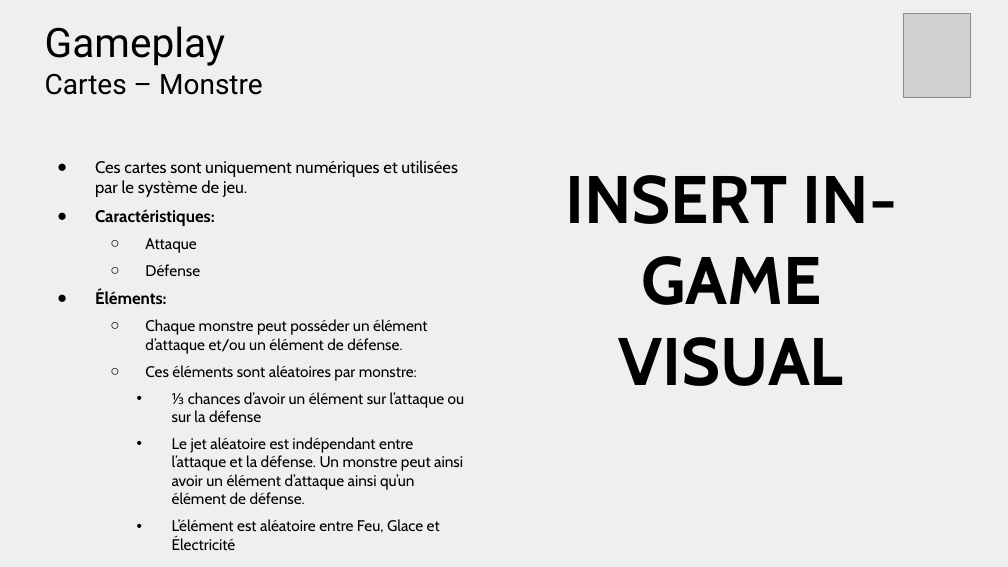
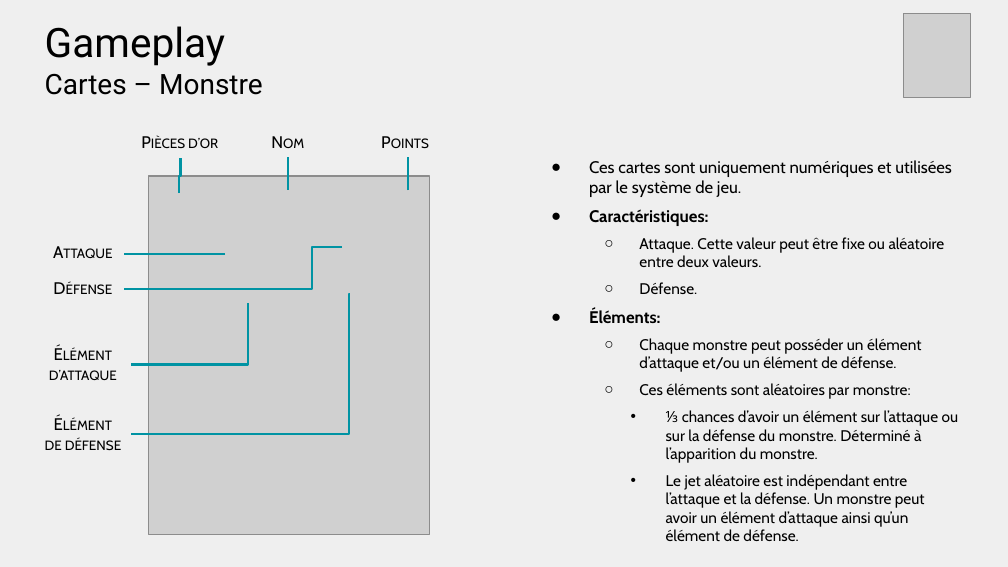
Before and after one commit to dqchess/5GD-JeuDeCarteHybride, a slide deck: slide 12 of Docs/GOD.pptx. Drawn at 1008x567 pixels with LibreOffice and Linux fonts; fonts in the diff are those of the drawing; grey boxes stand for pictures. Boxes give left, top, right and bottom in pixels: in the first picture for what was removed or moved away, otherwise in the second. Text is boxed around its words. In the diff, an @@ line names an element or a change of style, - is before the commit and + after.

```diff
--- a/Docs/GOD.pptx
+++ b/Docs/GOD.pptx
@@ text "Ces cartes sont uniquement numériques ...": place and size @@
-text "Ces cartes sont uniquement numériques ..." at bbox=[95, 160, 465, 533]
+text "Ces cartes sont uniquement numériques ..." at bbox=[589, 160, 959, 541]
@@ group added at bbox=[45, 127, 454, 535]: 7 texts, 7 elbow lines, 1 picture @@
+Nom
+Pièces d’or
+Points
+Attaque
+Défense
+Élément d’attaque
+Élément de défense
@@ text removed at bbox=[565, 175, 898, 386] @@
-INSERT IN-GAME VISUAL
@@ text at bbox=[639, 237, 945, 294]: text changed @@
-  ○ Attaque
-  ○ Défense
+  ○ Attaque. Cette valeur peut être fixe ou aléatoire entre deux valeurs.
+  ○ Défense.
@@ text at bbox=[666, 410, 959, 541]: text changed @@
-    • ⅓ chances d’avoir un élément sur l’attaque ou sur la défense
-    • Le jet aléatoire est indépendant entre l’attaque et la défense. Un monstre peut ainsi avoir un élément d’attaque ainsi qu’un élément de défense.
-    • L’élément est aléatoire entre Feu, Glace et Électricité
+    • ⅓ chances d’avoir un élément sur l’attaque ou sur la défense du monstre. Déterminé à l’apparition du monstre.
+    • Le jet aléatoire est indépendant entre l’attaque et la défense. Un monstre peut avoir un élément d’attaque ainsi qu’un élément de défense.
```
Also in this commit, not shown: 1 other slide changed, 3 other files.
